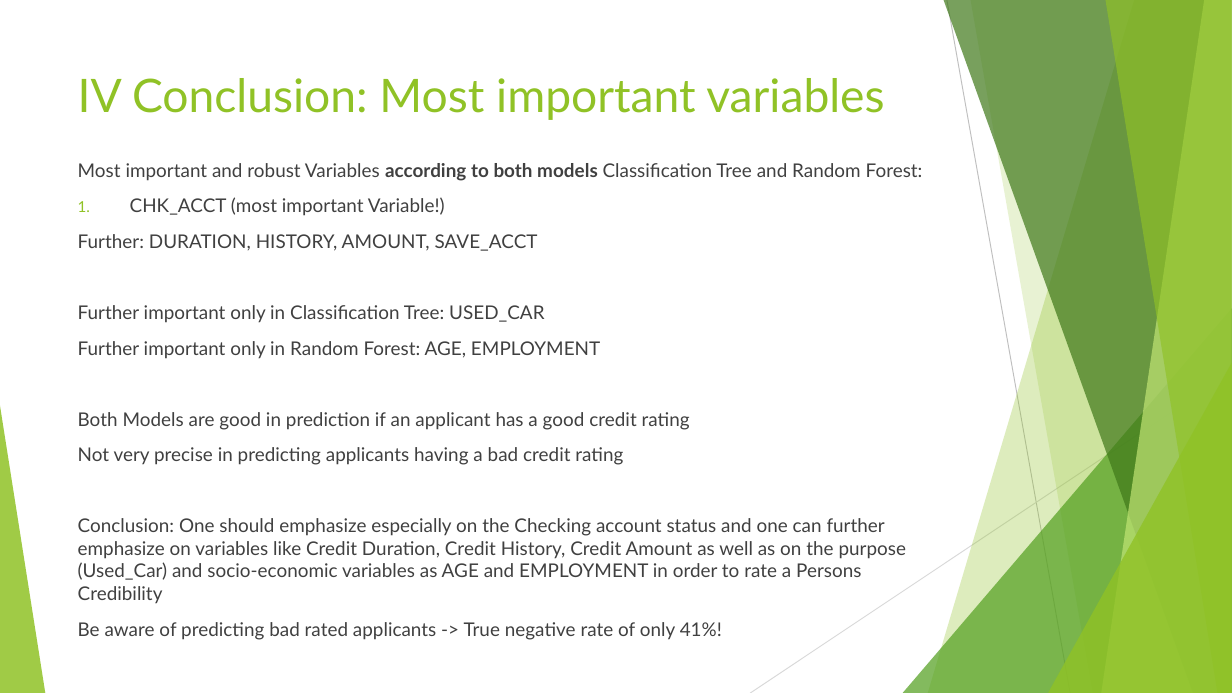
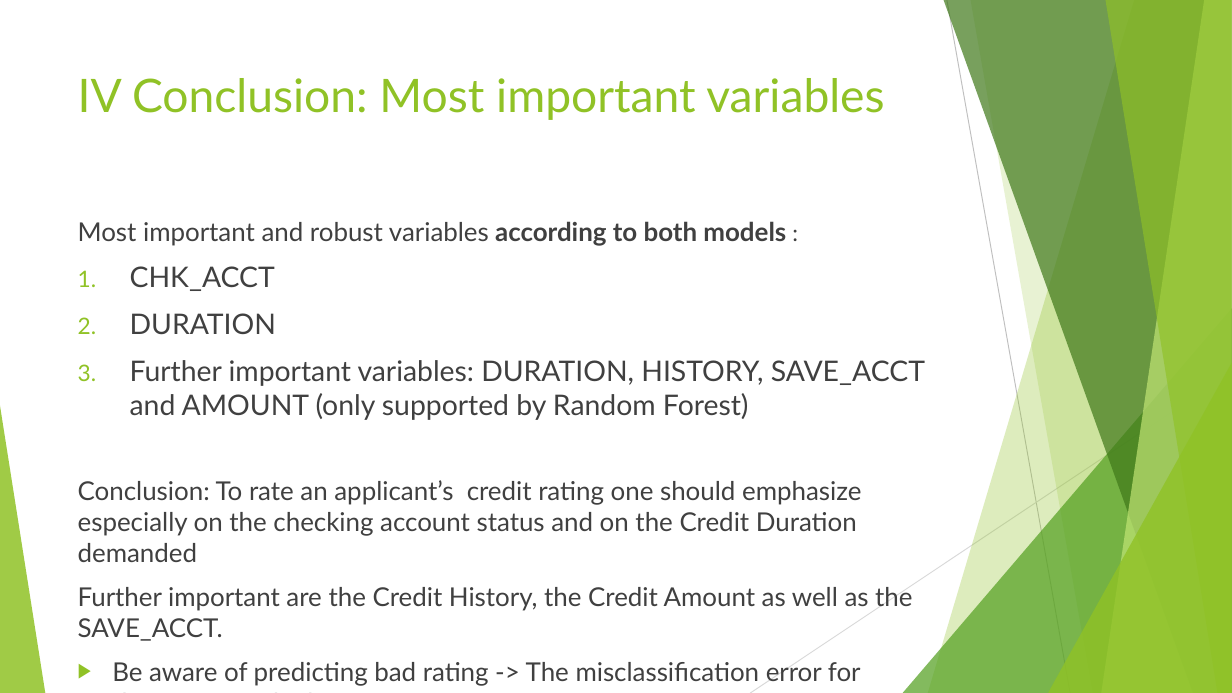
Before and after one commit to RafiKueng/Spoe_Kreditrisiko, a slide deck: slide 13 of Praesentation/Presentation.pptx. Drawn at 1232x693 pixels with LibreOffice and Linux fonts; fonts in the diff are those of the drawing. Boxes give left, top, right and bottom in pixels: in the first picture for what was removed or moved away, otherwise in the second. Text is boxed around its words. In the diff, an @@ line names an element or a change of style, - is before the commit and + after.

```diff
--- a/Praesentation/Presentation.pptx
+++ b/Praesentation/Presentation.pptx
@@ text at bbox=[78, 221, 925, 685]: text changed; size 14.7 to 20.1 pt @@
-Most important and robust Variables according to both models Classification Tree and Random Forest:
-1. CHK_ACCT (most important Variable!)
-Further: DURATION, HISTORY, AMOUNT, SAVE_ACCT
-Further important only in Classification Tree: USED_CAR
-Further important only in Random Forest: AGE, EMPLOYMENT
-Both Models are good in prediction if an applicant has a good credit rating
-Not very precise in predicting applicants having a bad credit rating
-Conclusion: One should emphasize especially on the Checking account status and one can further emphasize on variables like Credit Duration, Credit History, Credit Amount as well as on the purpose (Used_Car) and socio-economic variables as AGE and EMPLOYMENT in order to rate a Persons Credibility
-Be aware of predicting bad rated applicants -> True negative rate of only 41%!
+Most important and robust variables according to both models :
+1. CHK_ACCT
+2. DURATION
+3. Further important variables: DURATION, HISTORY, SAVE_ACCT and AMOUNT (only supported by Random Forest)
+Conclusion: To rate an applicant’s credit rating one should emphasize especially on the checking account status and on the Credit Duration demanded
+Further important are the Credit History, the Credit Amount as well as the SAVE_ACCT.
+▶ Be aware of predicting bad rating -> The misclassification error for these cases is high!
+▶ Therefore both models should only be used to predict good ratings!
```
Also in this commit, not shown: 7 other slides changed.
